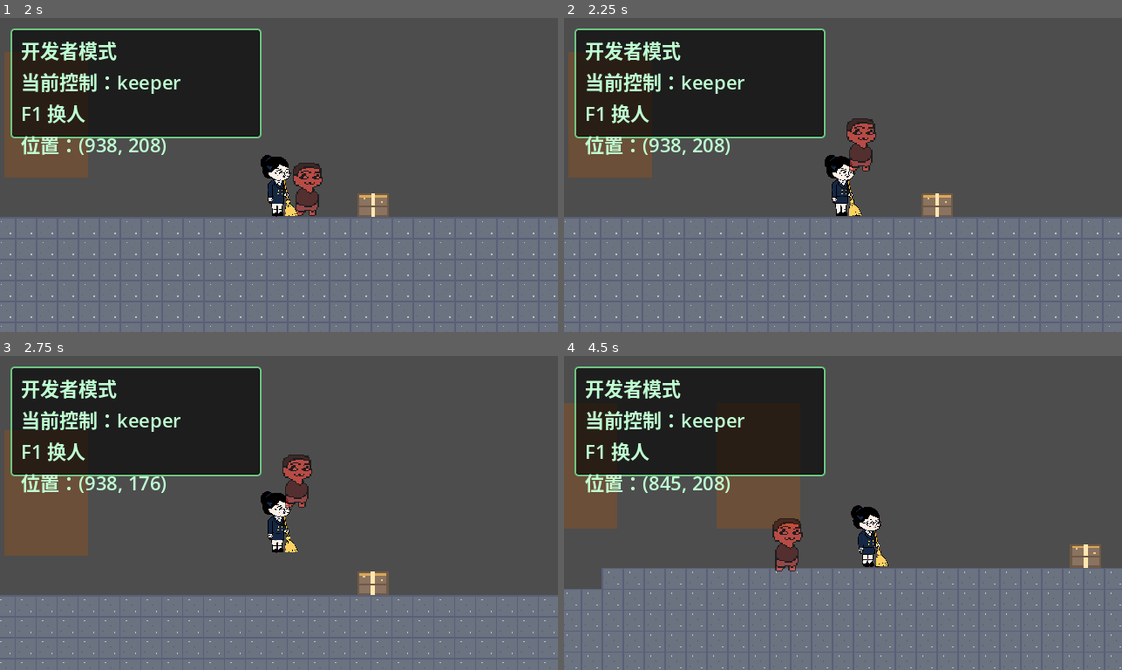
Above: before the commit, frames 1-4 (two rows, left to right).
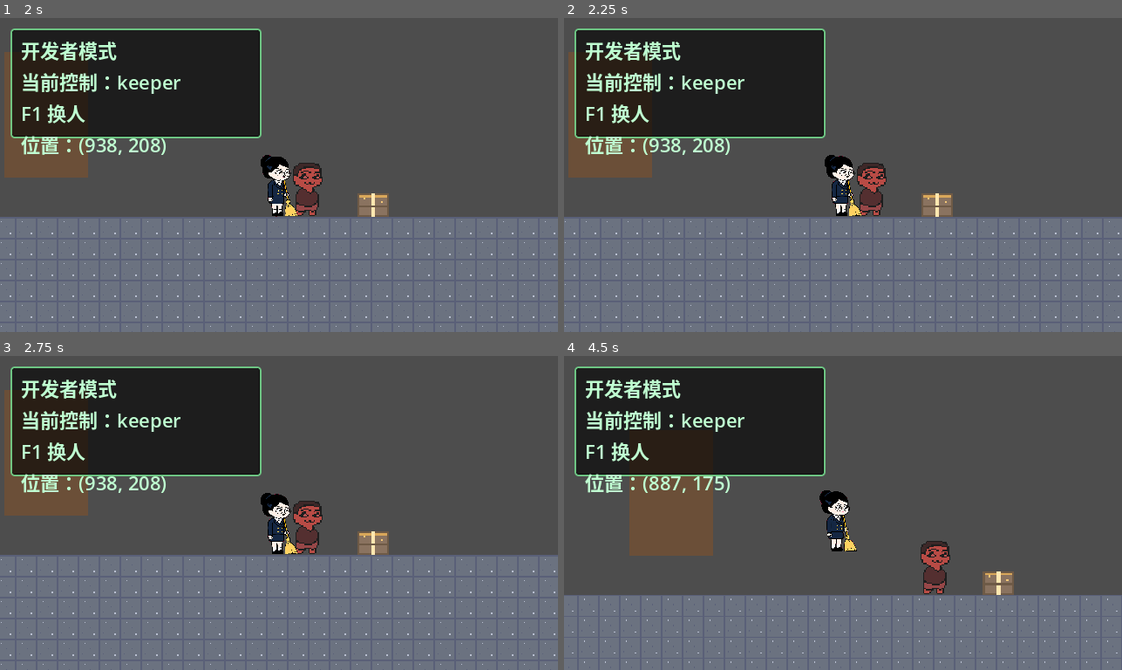
Above: after the commit, the same moments.

Repository: D939wh/----
Game: Godot game, scene res://场景/测试/阿姨打人自测.tscn
The game is run twice, just before and just after one commit, with the same random seed, the same clock (stepped at 60 frames per second) and the same inputs. This scene is started directly instead of the project's main scene.
Inputs (mouse positions are in pixels of both pictures, inside the frame that each line leads up to):
- Up to frame 1 (2 s): tap Enter at 0.5 s; move the mouse to (401, 159) at 0.52 s; hold D (right) 0.53-1.25 s; hold G (grab) 0.53-1.25 s; click (401, 159) at 0.67 s; tap Space (jump) at 0.77, 0.8, 1.07 s; drag from (167, 190) to (340, 225) at 1.27 s
- Up to frame 2 (2.25 s): move the mouse to (898, 105) at 2.02 s; hold D (right) from 2.03 s (still down); hold G (grab) from 2.03 s (still down)
- Up to frame 3 (2.75 s): keep holding D (right); keep holding G (grab); tap Space (jump) at 2.3 s
- Up to frame 4 (4.5 s): release D (right) at 2.75 s; release G (grab) at 2.75 s; drag from (815, 575) to (859, 481) at 2.77 s; move the mouse to (1010, 560) at 3.52 s; hold A (left) 3.53-4.25 s; tap E (open_door) at 3.6 s; tap Space (jump) at 3.77, 3.8, 4.07 s; tap H (self_rescue, bound only after the commit) at 4.15 s; drag from (675, 465) to (837, 525) at 4.27 s

Frame 1 is identical in both runs. In frame 2, 1.4% of the frame differs, in the area x 50-58%, y 31-64%; in frame 3, 17%; in frame 4, 19%, in the area x 0-100%, y 15-100%.

Commit message:
打人补完：抓捕改回 1.2 秒读条，H 键救人/自救
- 宿管：按住 G 累计 1.2 秒才扛人（策划案 6 节），松手/目标被救走即清零；读条期间站定、禁跳
- 学生：H 一分为二 —— 站着拉队友 4 秒（策划案 5 节），瘫着自己爬 2 秒；被打中会打断救援
- 学生感应区 mask 8 改 10，能看见瘫倒的队友
- 修 bug：瘫痪分支不判受控，同屏多学生按 H 会全体起立
- 自测 11 项扩到 16 项全过；三层交互 15/15；主场景 0 报错
- 附带：W2D3 任务卡（电闸箱，未开工）、R/H 两个键位、框架文档 30 秒导航表

Diff:
--- a/阿姨别追/project.godot
+++ b/阿姨别追/project.godot
@@ -113,6 +113,16 @@
 "events": [Object(InputEventKey,"resource_local_to_scene":false,"resource_name":"","device":-1,"window_id":0,"alt_press …(190 unchanged characters)…
 ]
 }
+insert_key={
+"deadzone": 0.2,
+"events": [Object(InputEventKey,"resource_local_to_scene":false,"resource_name":"","device":-1,"window_id":0,"alt_pressed":false,"shift_pressed":false,"ctrl_pressed":false,"meta_pressed":false,"pressed":false,"keycode":82,"physical_keycode":0,"key_label":0,"unicode":0,"location":0,"echo":false,"script":null)
+]
+}
+self_rescue={
+"deadzone": 0.2,
+"events": [Object(InputEventKey,"resource_local_to_scene":false,"resource_name":"","device":-1,"window_id":0,"alt_pressed":false,"shift_pressed":false,"ctrl_pressed":false,"meta_pressed":false,"pressed":false,"keycode":72,"physical_keycode":0,"key_label":0,"unicode":0,"location":0,"echo":false,"script":null)
+]
+}
 
 [physics]
 
--- a/阿姨别追/场景/主场景.tscn
+++ b/阿姨别追/场景/主场景.tscn
@@ -11,6 +11,7 @@
 [ext_resource type="PackedScene" path="res://界面/调试面板/调试面板.tscn" id="9_dbg"]
 
 [node name="Node2D" type="Node2D" unique_id=1549066768]
+metadata/_edit_vertical_guides_ = [-324.0]
 
 [node name="TileMapLayer" type="TileMapLayer" parent="." unique_id=1273385824]
 tile_map_data = PackedByteArray("AAD//w4AAAAAAAAAAAD//w8AAAAAAAAAAAD//xAAAAAAAAAAAAD//xEAAAAAAAAAAAD//xIAAAAAAAAAAAD//x …(62800 unchanged characters)…
--- a/阿姨别追/场景/测试/阿姨打人自测.gd
+++ b/阿姨别追/场景/测试/阿姨打人自测.gd
@@ -52,13 +52,28 @@
 	Input.action_release("right")
 	r["瘫了走不动"] = "宿管位移 %.0f（后摇中应为 0）" % (k.global_position.x - 900.0)
 
-	# —— CD 过去，贴身（20px）按一下 G → 直接扛上肩（20:01 改成一键，不再读条）——
+	# —— 抓捕读条（11-05 改回策划案 §6 的 1.2 秒）：先试「按一下就松」→ 不该扛起来 ——
 	await _wait(1.0)
 	k.global_position = Vector2(940, 208)
 	await _wait(0.1)
-	await _tap_g()
+	Input.action_press("grab")
+	await _wait(0.4)                 # 只按 0.4 秒，不到 1.2
+	Input.action_release("grab")
 	await _wait(0.2)
-	r["一键扛起"] = "宿管扛着人=%s / 学生被扛=%s / 学生父节点=%s" % [
+	r["读条不足不扛"] = "宿管扛着人=%s（应 false）/ 剩余进度 %.2f（应 0）" % [
+		k._carried_student != null, k._抓捕进度]
+
+	# —— 按住读条期间按着右方向键也不该走（抓人得站定）；1.2 秒后扛上肩 ——
+	var 抓前x := k.global_position.x
+	Input.action_press("grab")
+	Input.action_press("right")
+	await _wait(1.0)                 # 只到 1.0 秒，还在读条里（1.2 才满）
+	Input.action_release("right")    # 先松方向键，免得「扛着走」把位移混进来
+	r["抓人站定"] = "读条中按右的位移 %.0f（应 0）" % (k.global_position.x - 抓前x)
+	await _wait(0.35)                # 剩下 0.2 秒跑满读条
+	Input.action_release("grab")
+	await _wait(0.2)
+	r["按住1.2秒扛起"] = "宿管扛着人=%s / 学生被扛=%s / 学生父节点=%s" % [
 		k._carried_student != null, s.被扛着, s.get_parent().name]
 
 	# —— 扛着人走：移速应 370×0.6=222，0.5 秒走约 100+px ——
@@ -96,6 +111,42 @@
 	await _tap_f()
 	r["朝左挥"] = "宿管朝向 %.0f（应 -1）/ 学生血量 %d（应 1）" % [k._swing_dir, s.血量]
 
+	# ── W2D3 · 互救：复制一个学生当队友，打瘫它，另一个按住 H 4 秒拉起来 ──
+	# 为什么复制：主场景只有一个学生，互救要两个人。学生本来就是「自我复制」的活物（策划案 §7.6）。
+	s.拉起()
+	s.global_position = Vector2(700, 208)
+	k.global_position = Vector2(1500, 208)   # 宿管挪远，别在救援时捣乱
+	await _wait(0.2)
+
+	var 队友: CharacterBody2D = s.duplicate()
+	scene.add_child(队友)
+	队友.global_position = Vector2(730, 208)   # 感应区 96 宽，30px 稳在里头
+	Director.当前控制 = s                      # 复制品也会向总管报到，把控制权夺回来
+	await _wait(0.2)
+	队友.血量 = 0
+	队友._瘫了()
+	await _wait(0.1)
+	r["互救前"] = "队友瘫痪=%s / 间距 %.0f（感应区 96 宽）" % [
+		队友.瘫痪, abs(队友.global_position.x - s.global_position.x)]
+
+	Input.action_press("self_rescue")
+	await _wait(4.3)                           # 策划案：拉起读条 4 秒
+	Input.action_release("self_rescue")
+	await _wait(0.2)
+	r["互救4秒后"] = "队友还瘫着=%s（应 false）/ 队友血量 %d（应 2）" % [队友.瘫痪, 队友.血量]
+
+	# ── W2D3 · 自救：自己瘫了，按住 H 2 秒爬起来 ──
+	# 队友不删：总管没有注销接口，删了之后换人时会摸到已释放的节点
+	# （11-05 实测崩在 场景总管.gd:123）。留着不影响——它不是「当前控制」，不吃键盘也不挡路。
+	s.血量 = 0
+	s._瘫了()
+	await _wait(0.1)
+	Input.action_press("self_rescue")
+	await _wait(2.3)                           # 主人定的 2 秒
+	Input.action_release("self_rescue")
+	await _wait(0.2)
+	r["自救2秒后"] = "还瘫着=%s（应 false）/ 血量 %d（应 2）" % [s.瘫痪, s.血量]
+
 	# —— 恢复现场：控制权还给学生，血量拉起 ——
 	Director.switch_control()
 	s.拉起()
--- a/阿姨别追/角色/学生/student.gd
+++ b/阿姨别追/角色/学生/student.gd
@@ -39,19 +39,25 @@
 
 # ── W2D2 · 血量与瘫痪（2026-11-04）────────────────────────────
 # 策划案：学生 2 格血；被挥击打中掉 1 格；两格打空 → 瘫痪（蹲地）。
-# 瘫痪的学生：不能动、不能交互，能被宿管按 F 扛起来搬走。
+# 瘫痪的学生：不能动、不能交互，能被宿管按住 G 读条 1.2 秒扛起来搬走。
 # 扛在宿管肩上时：不吃键盘（宿管替我按方向键）、跟着走、位置由宿管定。
 # 素材后面会换，现在「瘫痪」先用 变红+半透明 占位（红得像被打青了一样）。
 const MAX_HP: int = 2                      # 血量上限（格子数，不是小数）
 const 瘫痪变色 := Color(1.0, 0.35, 0.35, 0.6)  # 占位色：红 + 半透明，等美术素材
+const 拉起读条: float = 4.0                 # 拉队友起来要按住多久（策划案 §5：拉起 4s）
+const 自救读条: float = 2.0                 # 自己爬起来的时长（11-05 主人定，单机没人救时的兜底）
 ## 瘫痪时身体换到第 2 层：宿管身体只认第 1 层，跨得过去不会被她绊住；
 ## 但宿管的感应区（mask 11 = 1+2）照样能看见她，好按 G 扛起来。
+## 同学的感应区 mask 也补了 2（从 8 改成 10），所以同学也能看见她、拉她起来。
 const 正常碰撞层: int = 1
 const 瘫痪碰撞层: int = 2
 
 var 血量: int = MAX_HP                     # 现在还剩几格
 var 瘫痪: bool = false                     # 两格打空了？瘫了不能动
 var 被扛着: bool = false                    # 现在正被宿管扛在肩上？
+var _救人目标: Node = null                 # 正被拉着的瘫倒队友（null = 没在拉）
+var _救人进度: float = 0.0                 # 这次按住 H 已经按了多久（秒）
+var _自救进度: float = 0.0                 # 瘫在地上按住 H 自己爬了多久
 
 
 # ── W1D4 搬运与道具 ─────────────────────────────────────────
@@ -117,6 +123,11 @@
 			velocity.y += GRAVITY * delta
 		else:
 			velocity.y = 0.0
+		# 只有「玩家现在正在操作我」时才响应 H 自救。
+		# 为什么必须判：同屏有第二个学生时（测试复制出来的、将来的 AI 队友），
+		# 玩家按一下 H，所有躺着的都会自己爬起来 —— 那就不是自救了，是全体起立。
+		if Director.当前控制 == null or Director.当前控制 == self:
+			_推进自救(delta)
 		move_and_slide()
 		return
 
@@ -127,6 +138,18 @@
 		velocity.x = move_toward(velocity.x, 0.0, FRICTION * delta)
 		if not is_on_floor():
 			velocity.y += GRAVITY * delta
+		move_and_slide()
+		return
+
+	# ── H：救 ──────────────────────────────────────────────
+	# 站着按 H = 拉身边瘫倒的队友（按住 4 秒）；瘫着按 H = 自己爬（2 秒，在上面的瘫痪分支里）。
+	# 读条期间自己不能动（策划案 §5：拉起期间双方均不可移动）——被拉的那个本来就瘫着动不了。
+	if _推进救人(delta):
+		velocity.x = 0.0
+		if not is_on_floor():
+			velocity.y += GRAVITY * delta
+		else:
+			velocity.y = 0.0
 		move_and_slide()
 		return
 
@@ -377,10 +400,90 @@
 # 学生不认识宿管，宿管也不给回执 —— 「我瘫了」「我被扛走了」学生自己知道就够了。
 # ============================================================
 
+# ── W2D3 · 救援（2026-11-05）──────────────────────────────────
+# 一个键 H 管两件事，按「我自己是什么状态」分：
+#   站着 → 拉身边瘫倒的队友（4 秒，策划案 §5）
+#   瘫着 → 自己爬起来（2 秒，主人定的兜底：单机没人来救也不能一直躺着）
+#
+# 为什么救援不走楼层代理：代理管的是「场景里的东西」（门、箱子、电闸箱），
+# 而队友是「人」。宿管扛人、挥击也一直是角色直连，这里跟它保持一致。
+# 将来「事件中枢」建好了要统一收编，那时再一起搬。
+# 策划案 §7.6 那条「不许直接伸手去改别人身上的状态」：这里只对自己和自己的读条动手，
+# 被救的那个人由它自己的 拉起() 处理 —— 不是我改它，是它自己站起来。
+# ============================================================
+
+## 身边有没有瘫倒的队友。自己不算，被宿管扛在肩上的也不算（那已经不是「在原地瘫着」）
+func _贴身瘫痪队友() -> Node:
+	for body in $PickupZone.get_overlapping_bodies():
+		if body != self and body.has_method("拉起") and body.瘫痪 and not body.被扛着:
+			return body
+	return null
+
+
+## 站着按住 H 拉队友。返回「我现在正忙着读条」——调用方据此把人钉在原地
+func _推进救人(delta: float) -> bool:
+	# 刚按下：就近找一个瘫倒的队友
+	if _救人目标 == null:
+		if Input.is_action_just_pressed("self_rescue"):
+			_救人目标 = _贴身瘫痪队友()
+			_救人进度 = 0.0
+			if _救人目标 != null:
+				print("[学生] 开始拉 %s（按住 %.0f 秒）" % [_救人目标.name, 拉起读条])
+			else:
+				print("[学生] 身边没有瘫倒的队友")
+		if _救人目标 == null:
+			return false
+
+	# 松手 → 清零重来
+	if not Input.is_action_pressed("self_rescue"):
+		_取消救人()
+		return false
+
+	# 拉着拉着他没了/不瘫了/被扛走了 → 拉不下去
+	if not is_instance_valid(_救人目标) or not _救人目标.瘫痪 or _救人目标.被扛着:
+		print("[学生] 救人中断：目标已经不在原地瘫着了")
+		_取消救人()
+		return false
+
+	_救人进度 += delta
+	# 淡黄 = 正在用力拉（没有 HUD 进度条，这是唯一的肉眼反馈）
+	$AnimatedSprite2D.modulate = Color(1.0, 1.0, 0.75)
+	if _救人进度 >= 拉起读条:
+		var 目标 := _救人目标
+		_取消救人()      # 先清自己的读条，再让对方站起来
+		目标.拉起()
+		print("[学生] 拉起来了：%s" % 目标.name)
+	return true
+
+
+## 清掉这次救援：进度归零、颜色还原。不打印，说哪句话由调用方定
+func _取消救人() -> void:
+	_救人目标 = null
+	_救人进度 = 0.0
+	$AnimatedSprite2D.modulate = Color.WHITE
+
+
+## 瘫痪时按住 H：自己爬起来。颜色从「红」慢慢变白就是读条进度
+func _推进自救(delta: float) -> void:
+	if not Input.is_action_pressed("self_rescue"):
+		_自救进度 = 0.0
+		if not 被扛着:
+			$AnimatedSprite2D.modulate = 瘫痪变色
+		return
+	_自救进度 += delta
+	$AnimatedSprite2D.modulate = 瘫痪变色.lerp(Color.WHITE, minf(_自救进度 / 自救读条, 1.0))
+	if _自救进度 >= 自救读条:
+		_自救进度 = 0.0
+		$AnimatedSprite2D.modulate = Color.WHITE
+		拉起()
+		print("[学生] 自救成功，自己爬起来了")
+
+
 ## 被挥击打中：掉一格血；两格打空 → 瘫痪（蹲地，素材后面换）
 func 被打中() -> void:
 	if 瘫痪 or 被扛着:
 		return   # 已经瘫了就别再打了；扛着的时候打不着
+	_取消救人()   # 正在拉人的时候挨了一下 → 手上的劲散了，读条作废
 	血量 -= 1
 	if 血量 <= 0:
 		_瘫了()
--- a/阿姨别追/角色/学生/student.tscn
+++ b/阿姨别追/角色/学生/student.tscn
@@ -56,7 +56,7 @@
 [node name="PickupZone" type="Area2D" parent="." unique_id=1619083970]
 position = Vector2(0, -22)
 collision_layer = 0
-collision_mask = 8
+collision_mask = 10
 
 [node name="CollisionShape2D" type="CollisionShape2D" parent="PickupZone" unique_id=439939627]
 shape = SubResource("RectangleShape2D_77438")
--- a/阿姨别追/角色/宿管/宿管.gd
+++ b/阿姨别追/角色/宿管/宿管.gd
@@ -34,12 +34,15 @@
 # ── 挥击 / 抓捕 / 扛人（W2D2，2026-11-04）────────────────────
 # 策划案原数：挥击身前 2 米 × 120° 扇形、1 格伤害、站定才能挥、
 # 后摇 0.8 秒、CD 1.2 秒；拎人移速 −40%（370 × 0.6 = 222）、不能爬梯。
-# 20:01 主人改：抓捕不再是「按住读条」——学生瘫痪后按 G **一键直接扛**。
+# 20:01 主人改过一次：抓捕不再是「按住读条」，学生瘫痪后按 G **一键直接扛**。
+# 11-05 17:30 主人又改回来：照策划案 §6 交互耗时表，「抓捕 1.2 秒」——按住不放才扛走。
+#   想退回一键扛：把下面的 抓捕读条 改成 0.0，一行的事。
 const SWING_RANGE: float = 200.0        # 挥击距离（像素）。2 米 × 100 像素/米
 const SWING_ARC: float = 120.0          # 扇形角度（度）
 const SWING_RAYS: int = 12              # 扇形里打几条射线（越多越密，12 条足够）
 const SWING_RECOVER: float = 0.8        # 后摇：挥完这秒内不能再挥、不能动
 const SWING_CD: float = 1.2             # 冷却：从挥出起算，隔这秒才能再挥
+const 抓捕读条: float = 1.2             # 贴身按住 G 多久才把人扛上肩（策划案 §6）
 const CARRY_STUDENT_OFFSET := Vector2(14, -34)  # 学生扛在肩上的相对位置
 const CARRY_SPEED_MULT: float = 0.6     # 扛人时移速乘它（策划案 −40%）
 
@@ -47,6 +50,8 @@
 var _swing_recover_left: float = 0.0    # 后摇还剩几秒（>0 时不能动）
 var _swing_dir: float = 1.0             # 面朝哪边（1 右 / -1 左）。出生默认朝右，之后随方向键更新
 var _carried_student: Node = null       # 正扛着哪个学生（null = 空肩）
+var _抓捕进度: float = 0.0              # 这次按住 G 已经按了多久（秒）
+var _抓捕目标: Node = null              # 正在按住的瘫倒学生（null = 没在抓）
 
 var _on_ladder: bool = false
 var _climbing: bool = false
@@ -118,17 +123,11 @@
 
 	# ── W2D2 · 键位各管一件事（20:01 主人定的：攻击/搬运分开，搬运一键）──
 	#   F（interaction）→ 只挥击（攻击）
-	#   G（grab）       → 只扛人：扛着就放下；贴身有瘫痪学生就**一键直接扛**
+	#   G（grab）       → 只扛人：肩上有人就放下；贴身有瘫倒的学生就**按住读条 1.2 秒**扛走
 	_更新朝向()
 	if Input.is_action_just_pressed("interaction"):
 		_挥击()
-	if Input.is_action_just_pressed("grab"):
-		if _carried_student != null:
-			_放下学生()
-		else:
-			var 目标 := _贴身瘫痪学生()
-			if 目标 != null:
-				_扛起(目标)
+	_抓捕(delta)
 
 	# ── 重力 ──
 	if not is_on_floor():
@@ -145,7 +144,11 @@
 
 	# ── 跳跃（土狼时间 + 按键记账）──
 	_coyote = COYOTE_TIME if is_on_floor() else maxf(_coyote - delta, 0.0)
-	_buffer = JUMP_BUFFER if Input.is_action_just_pressed("jump") else maxf(_buffer - delta, 0.0)
+	# 按住抓人时不记账：抓人得站定，边跳边抓不合理
+	if Input.is_action_just_pressed("jump") and _抓捕目标 == null:
+		_buffer = JUMP_BUFFER
+	else:
+		_buffer = maxf(_buffer - delta, 0.0)
 
 	if _buffer > 0.0 and _coyote > 0.0:
 		velocity.y = JUMP_VELOCITY
@@ -158,10 +161,13 @@
 		velocity.y *= JUMP_CUT
 
 	# ── 左右速度 ──
-	# 两个状态影响移速：后摇站定（挥完那 0.8 秒）、扛人 ×0.6（策划案 −40%）
+	# 三个状态影响移速：后摇站定（挥完那 0.8 秒）、扛人 ×0.6（策划案 −40%）、
+	# 按住抓人时站定（不然能边跑边抓，这 1.2 秒读条就白设了）
 	var 走速 := SPEED
 	if _carried_student != null:
 		走速 = SPEED * CARRY_SPEED_MULT
+	if _抓捕目标 != null:
+		dir = 0.0
 	if dir != 0.0 and _swing_recover_left <= 0.0:
 		var same_dir := signf(velocity.x) == signf(dir)
 		if not (not is_on_floor() and same_dir and absf(velocity.x) > 走速):
@@ -313,6 +319,52 @@
 	return null
 
 
+## G 的全部逻辑：肩上有人就放下；空肩就贴身按住 1.2 秒把人扛走。
+## 为什么改成按住：策划案 §6 交互耗时表写着「抓捕 1.2s」。一键扛等于没有反抗窗口，
+## 宿管贴到人就必抓；按住 1.2 秒给对面留一个「扔下东西就跑」的缝。
+## 什么时候进度清零：松手 / 目标被别人拉起来了 / 目标被搬走了。
+##   —— 这三种都是宿管自己发现自己抓不下去了，不是伸手去改别人身上的状态。
+func _抓捕(delta: float) -> void:
+	# 肩上有人：G 只管放下，不进读条
+	if _carried_student != null:
+		if Input.is_action_just_pressed("grab"):
+			_放下学生()
+		return
+
+	# 刚按下：就近找一个瘫倒的学生，开始计时
+	if Input.is_action_just_pressed("grab"):
+		_抓捕目标 = _贴身瘫痪学生()
+		_抓捕进度 = 0.0
+		if _抓捕目标 != null:
+			print("[宿管] 按住 G 开始抓捕 %s（%.1f 秒）" % [_抓捕目标.name, 抓捕读条])
+		else:
+			print("[宿管] 身边没有瘫倒的学生")
+
+	# 松手 / 本来就没抓到人 → 清零
+	if _抓捕目标 == null or not Input.is_action_pressed("grab"):
+		_取消抓捕()
+		return
+
+	# 按着的这一秒里，目标被别人拉起来了、或者被搬走了 → 抓不下去了
+	if not is_instance_valid(_抓捕目标) or not _抓捕目标.瘫痪 or _抓捕目标.被扛着:
+		print("[宿管] 抓捕中断：%s 已经不在原地瘫着了" % _抓捕目标.name)
+		_取消抓捕()
+		return
+
+	_抓捕进度 += delta
+	velocity.x = 0.0   # 按住抓人的时候站定（跟挥击一样，抓人不是边跑边抓）
+	if _抓捕进度 >= 抓捕读条:
+		var 目标 := _抓捕目标
+		_取消抓捕()      # 先清读条，再扛 —— _扛起 里会改 _carried_student
+		_扛起(目标)
+
+
+## 清掉这次抓捕：进度归零、目标松手。不打印，打印由调用方决定说哪一句
+func _取消抓捕() -> void:
+	_抓捕目标 = null
+	_抓捕进度 = 0.0
+
+
 ## 读条满了：把学生扛上肩。单向接口，学生那边自己 reparent + 清速度
 func _扛起(学生: Node) -> void:
 	_carried_student = 学生
Not shown, added: 阿姨别追/场景/测试/三层交互自测.gd.uid
Not shown, added: .workbuddy/memory/2026-11-05.md
Not shown, changed: _项目简报.md
Not shown, added: 任务卡/阿姨别追了-W2D3任务卡.md
Not shown, changed: 任务卡/阿姨别追了-整体技术框架.md
